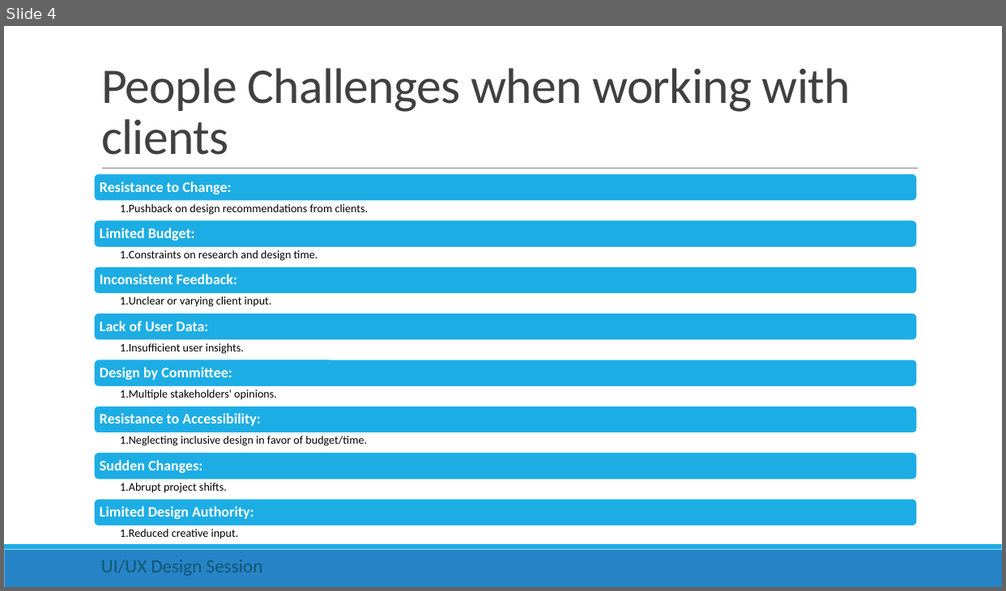
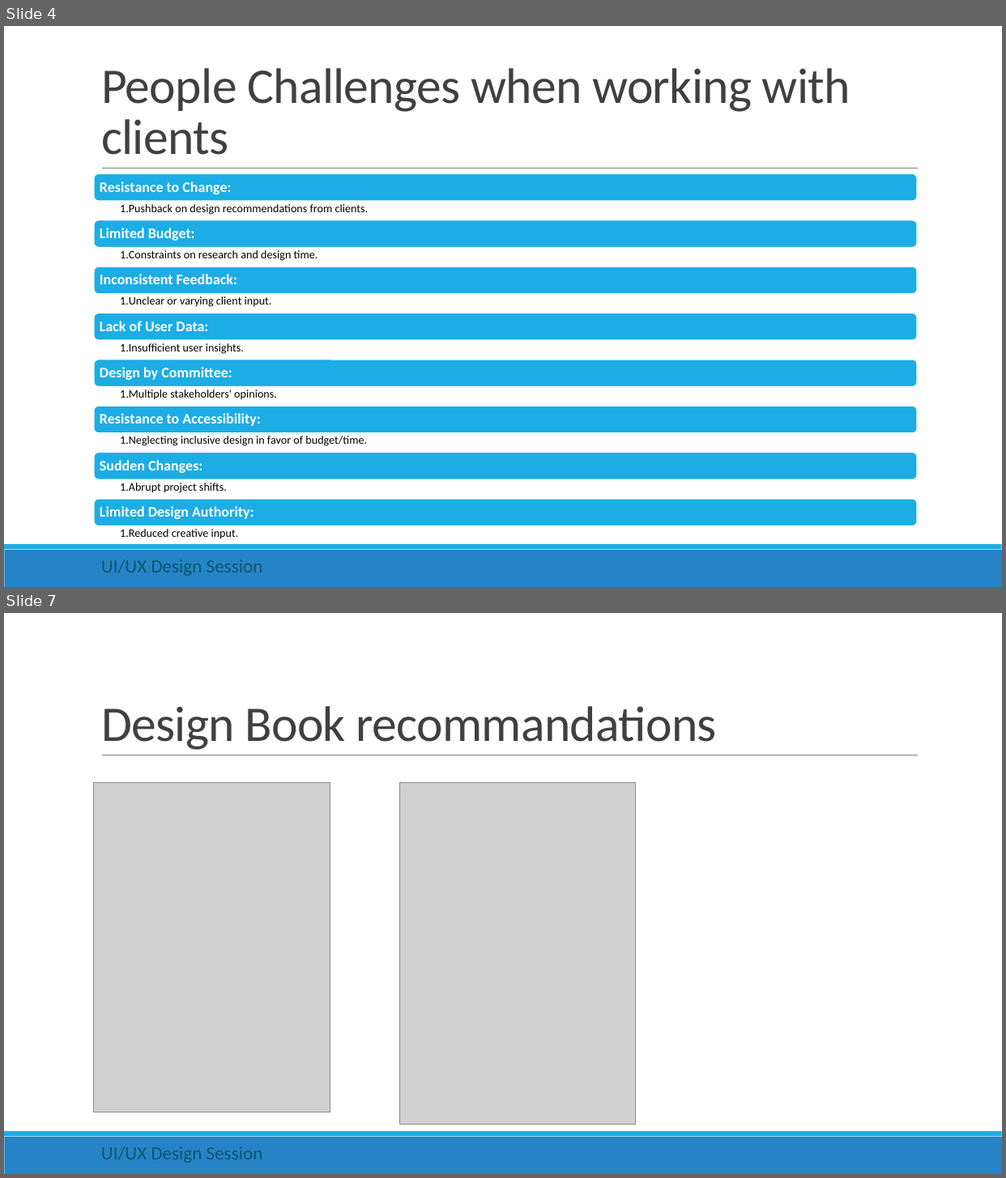
Before and after one commit to rishigujadhur1/Slides, a slide deck: UI/UI Session 0.pptx. Shown one above the other, each under a label of ours: slide 4 before the commit, slides 4 and 7 after it; the slides between them are not shown. The pictures are 1006x591 and 1006x1178 pixels, drawn with LibreOffice and Linux fonts; fonts in the diff are those of the drawing; grey boxes stand for pictures. Boxes give left, top, right and bottom in pixels: in the first picture for what was removed or moved away, otherwise in the second. Text is boxed around its words. In the diff, an @@ line names an element or a change of style, - is before the commit and + after.

Commit message:
UI Design process slides

```diff
--- a/UI/UI Session 0.pptx
+++ b/UI/UI Session 0.pptx
@@ slide 7 added at <box>4,613,1002,1174</box>, background #FFFFFF; not listed: 3 template elements that a slide beside it also shows @@
@@ title added at <box>101,706,717,750</box>, 48 pt, text #404040 @@
+Design Book recommandations
@@ picture added at <box>94,783,330,1112</box> @@
@@ picture added at <box>399,783,635,1124</box> @@
@@ text added at <box>101,1147,263,1163</box>, 18 pt, text #0E5772 @@
+UI/UX Design Session
```
Also in this commit, not shown: 2 other slides added.
